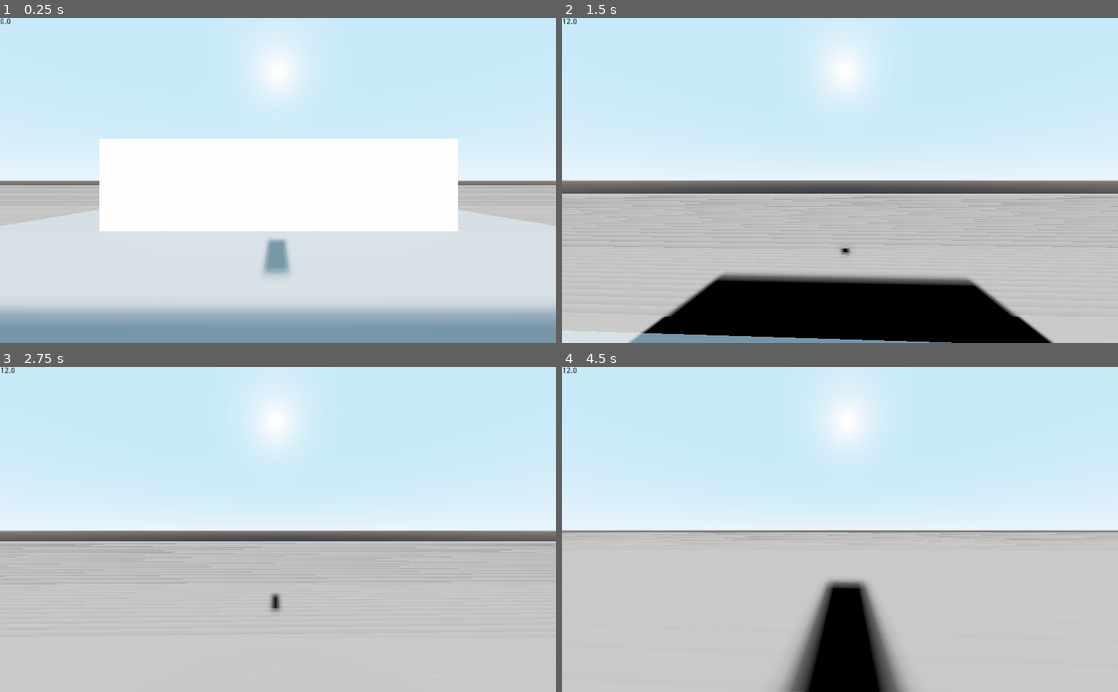
Above: before the commit, frames 1-4 (two rows, left to right).
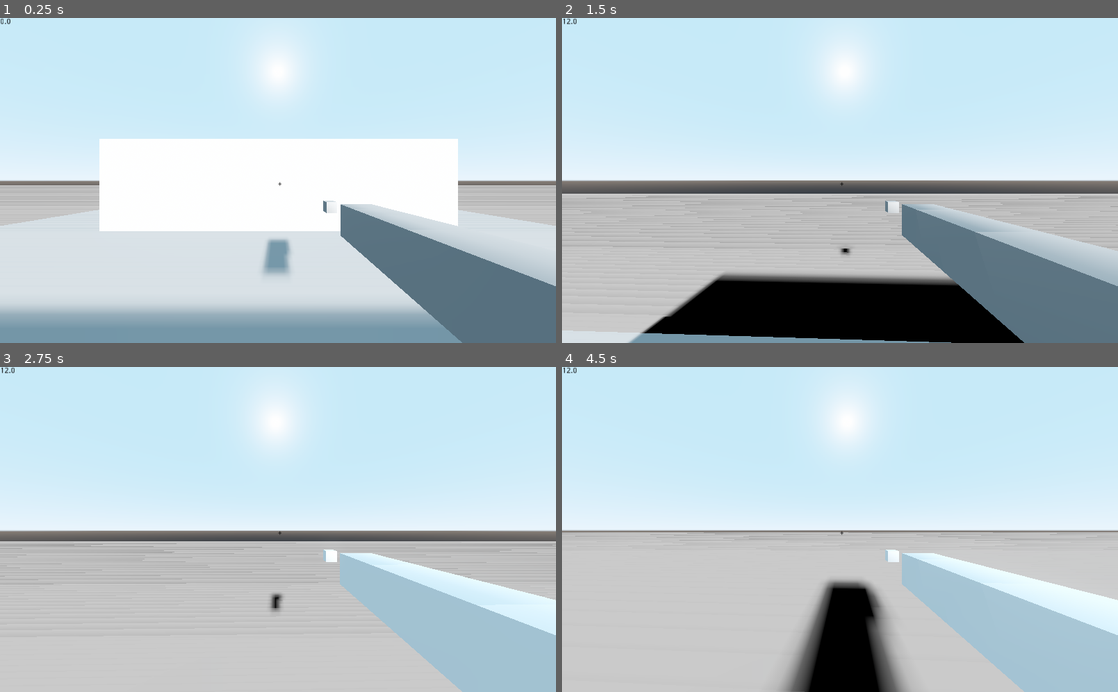
Above: after the commit, the same moments.

Repository: olliejames97/godot-fps
Game: Godot game, scene res://Test.tscn
Same seed, same stepped clock (60 frames per second), same inputs: the game is played once before the commit and once after it.
Inputs (mouse positions are in pixels of both pictures, inside the frame that each line leads up to):
- Up to frame 1 (0.25 s): no input
- Up to frame 2 (1.5 s): move the mouse to (867, 180) at 0.52 s; hold Space (jump) 0.53-1.28 s; hold W (move_forward) from 0.53 s (still down); click (867, 180) at 0.6 s; move the mouse to (812, 180) at 1.27 s; tap Space (jump) at 1.35 s
- Up to frame 3 (2.75 s): keep holding W (move_forward); tap Space (jump) at 1.52, 1.82 s; click (250, 529) at 1.55 s; move the mouse to (289, 523) at 2.02 s; hold Space (jump) from 2.03 s (still down); click (289, 523) at 2.1 s
- Up to frame 4 (4.5 s): keep holding W (move_forward); move the mouse to (834, 536) at 2.77 s; release Space (jump) at 2.78 s; click (834, 536) at 2.85 s; tap Space (jump) at 3.02, 3.32 s; move the mouse to (878, 532) at 3.52 s; hold Space (jump) 3.53-4.28 s; move the mouse to (795, 526) at 4.27 s; click (795, 526) at 4.35 s

The runs differ from the first frame. In frame 1, 9.4% of the frame differs, in the area x 50-100%, y 50-100%; in frame 2, 9.3%; in frame 3, 11%; in frame 4, 11%.

Commit message:
Add some more gun stuff

Diff:
--- a/Player.gd
+++ b/Player.gd
@@ -1,6 +1,7 @@
 extends KinematicBody
 
 onready var camera = $Pivot/Camera
+onready var gun =  $Pivot/Camera/gun
 
 export(int) var gravity = -30
 export(int) var speed = 12
@@ -18,20 +19,24 @@
 
 var calculated_speed = 0
 
+func get_general_input():
+	if Input.is_action_just_pressed("fire"):
+		gun.fire()
 
-func get_input():
-	jump = false
-	# tabbing out and in
+
+func get_meta_input():
 	if Input.is_action_just_pressed("esc"):
 		Input.set_mouse_mode(0)
 	if Input.get_mouse_mode() != Input.MOUSE_MODE_CAPTURED:
 		if Input.is_action_just_pressed("fire"):
 			Input.set_mouse_mode(Input.MOUSE_MODE_CAPTURED)
 
+
+func get_basic_movement_input():
+	jump = false
+
 	if Input.is_action_pressed("jump"):
 		jump = true
-
-	# reset
 
 	# actual movement stuff
 	var input_dir = Vector3()
@@ -57,11 +62,12 @@
 
 func _physics_process(delta):
 
-	var desired_dir = get_input()
 
+	get_meta_input()
+	get_general_input()
 
 	velocity.y += gravity * delta
-	var desired_velocity = get_input() * speed
+	var desired_velocity = get_basic_movement_input() * speed
 
 	velocity.x = desired_velocity.x
 	velocity.z = desired_velocity.z
--- a/Player.tscn
+++ b/Player.tscn
@@ -1,6 +1,7 @@
-[gd_scene load_steps=5 format=2]
+[gd_scene load_steps=6 format=2]
 
 [ext_resource path="res://Player.gd" type="Script" id=1]
+[ext_resource path="res://guns/gun.tscn" type="PackedScene" id=2]
 
 [sub_resource type="CapsuleShape" id=1]
 radius = 0.5
@@ -28,6 +29,9 @@
 [node name="Camera" type="Camera" parent="Pivot"]
 fov = 92.5
 
+[node name="gun" parent="Pivot/Camera" instance=ExtResource( 2 )]
+transform = Transform( -4.37114e-08, 0, 1, 0, 1, 0, -1, 0, -4.37114e-08, 0.5, -0.252537, -0.5 )
+
 [node name="MeshInstance" type="MeshInstance" parent="."]
 transform = Transform( 0.5, 0, 0, 0, 0.5, 0, 0, 0, 0.5, 0, 0, 0 )
 mesh = SubResource( 3 )
@@ -39,7 +43,19 @@
 custom_colors/font_color = Color( 0, 0, 0, 1 )
 custom_colors/font_outline_modulate = Color( 1, 1, 1, 1 )
 text = "Hello"
-percent_visible = -0.2
 __meta__ = {
 "_edit_use_anchors_": false
 }
+
+[node name="Label2" type="Label" parent="."]
+anchor_left = 0.5
+anchor_top = 0.5
+anchor_right = 0.5
+anchor_bottom = 0.5
+custom_colors/font_color = Color( 0, 0, 0, 1 )
+text = "+"
+align = 1
+valign = 1
+__meta__ = {
+"_edit_use_anchors_": false
+}
--- /dev/null
+++ b/guns/gun.gd
@@ -0,0 +1,29 @@
+extends Spatial
+
+
+
+
+var recoil_speed = 0.008
+
+var original_position
+var pos
+
+var translate
+# Called when the node enters the scene tree for the first time.
+func _ready():
+	original_position = get_translation()
+	pass # Replace with function body.
+
+func fire():
+	print("fire")
+
+	set_translation(Vector3(pos.x , pos.y, pos.z + 0.06))
+
+
+# Called every frame. 'delta' is the elapsed time since the previous frame.
+func _process(delta):
+	pos = get_translation()
+	if pos.z > original_position.z:
+		print(original_position.z)
+		set_translation(Vector3(pos.x, pos.y, pos.z - recoil_speed))
+#	pass
--- /dev/null
+++ b/guns/gun.tscn
@@ -0,0 +1,20 @@
+[gd_scene load_steps=4 format=2]
+
+[ext_resource path="res://guns/gun.gd" type="Script" id=1]
+
+[sub_resource type="CubeMesh" id=1]
+
+[sub_resource type="CubeMesh" id=2]
+
+[node name="gun" type="Spatial"]
+script = ExtResource( 1 )
+
+[node name="body" type="MeshInstance" parent="."]
+transform = Transform( 0.5, 0, 0, 0, 0.1, 0, 0, 0, 0.1, 0, 0, 0 )
+mesh = SubResource( 1 )
+material/0 = null
+
+[node name="MeshInstance" type="MeshInstance" parent="."]
+transform = Transform( 0.05, 0, 0, 0, 0.05, 0, 0, 0, 0.05, 1, 0, 0 )
+mesh = SubResource( 2 )
+material/0 = null
